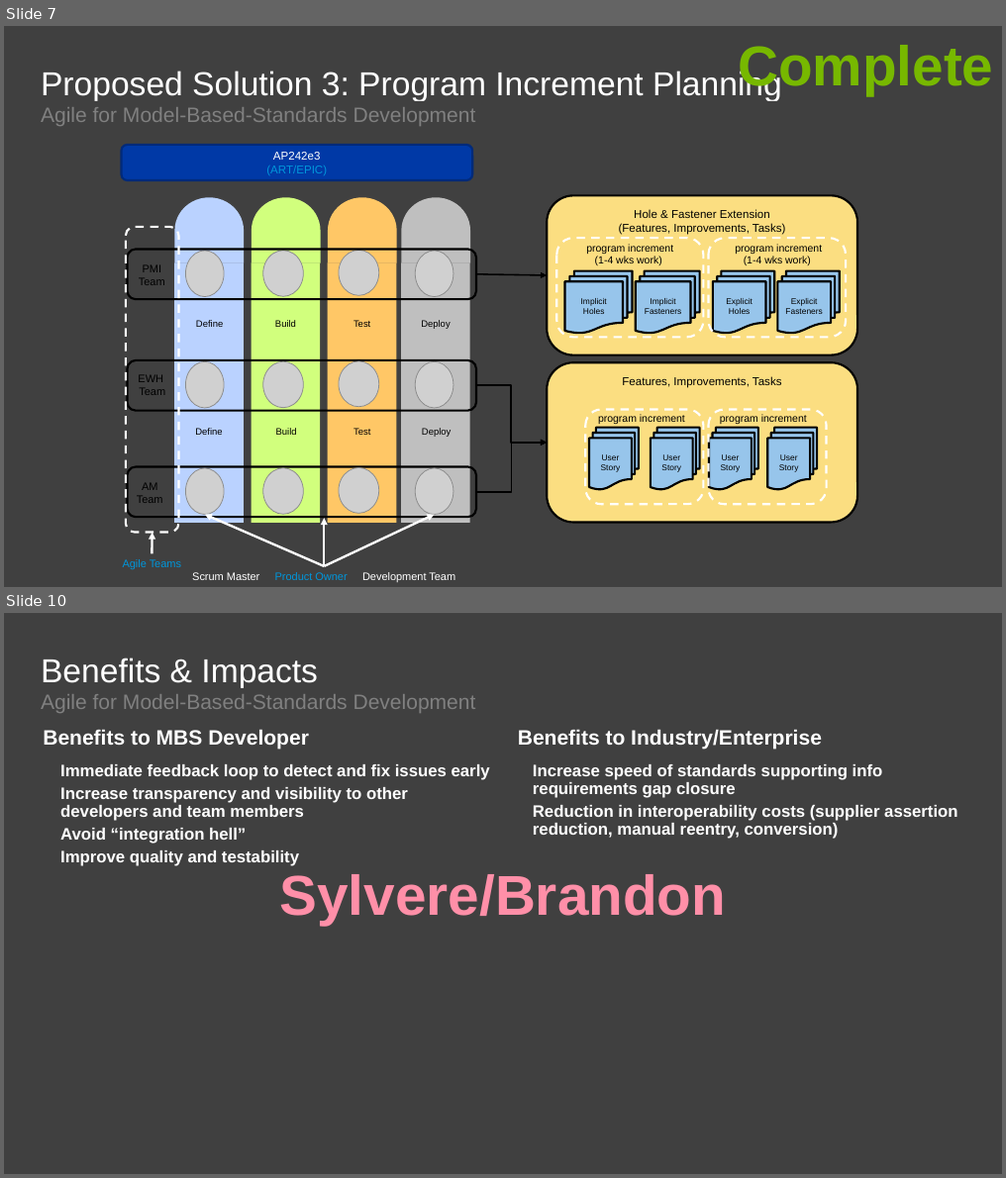
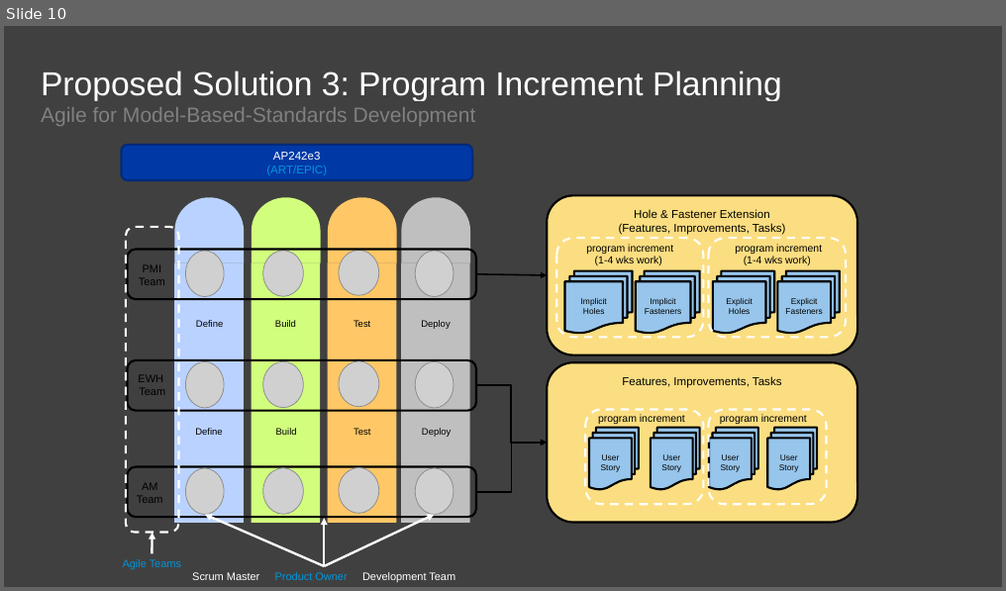
Before and after one commit to agile4mbsd/papers, a slide deck: 01 - Agile for Model-Based Standards Development/D - Presentations/PDES.Presentation.pptx. Shown one above the other, each under a label of ours: slides 7 and 10 before the commit, slide 10 after it; the slides between them are not shown. The pictures are 1006x1178 and 1006x591 pixels, drawn with LibreOffice and Linux fonts; fonts in the diff are those of the drawing; grey boxes stand for pictures; background and template pictures are left out. Boxes give left, top, right and bottom in pixels: in the first picture for what was removed or moved away, otherwise in the second. Text is boxed around its words. In the diff, an @@ line names an element or a change of style, - is before the commit and + after.

```diff
--- a/01 - Agile for Model-Based Standards Development/D - Presentations/PDES.Presentation.pptx
+++ b/01 - Agile for Model-Based Standards Development/D - Presentations/PDES.Presentation.pptx
@@ slide 10 removed at (x1=4, y1=613, x2=1002, y2=1174), background #404040 @@
@@ title removed at (x1=41, y1=658, x2=318, y2=688) @@
-Benefits & Impacts
@@ text removed at (x1=41, y1=694, x2=476, y2=713) @@
-Agile for Model-Based-Standards Development
@@ text removed at (x1=43, y1=729, x2=309, y2=750) @@
-  Benefits to MBS Developer
@@ text removed at (x1=518, y1=729, x2=822, y2=750) @@
-  Benefits to Industry/Enterprise
@@ text removed at (x1=60, y1=764, x2=490, y2=866) @@
-  Immediate feedback loop to detect and fix issues early
-  Increase transparency and visibility to other developers and team members
-  Avoid “integration hell”
-  Improve quality and testability
@@ text removed at (x1=533, y1=764, x2=957, y2=839) @@
-  Increase speed of standards supporting info requirements gap closure
-  Reduction in interoperability costs (supplier assertion reduction, manual reentry, conversion)
@@ text removed at (x1=280, y1=874, x2=726, y2=926) @@
-Sylvere/Brandon
@@ what was slide 7 is now slide 10 @@
@@ slide 10 changed as well @@
@@ text removed at (x1=738, y1=45, x2=993, y2=95) @@
-Complete
```
Also in this commit, not shown: 3 other slides changed, 7 slides added, 6 other slides removed.
